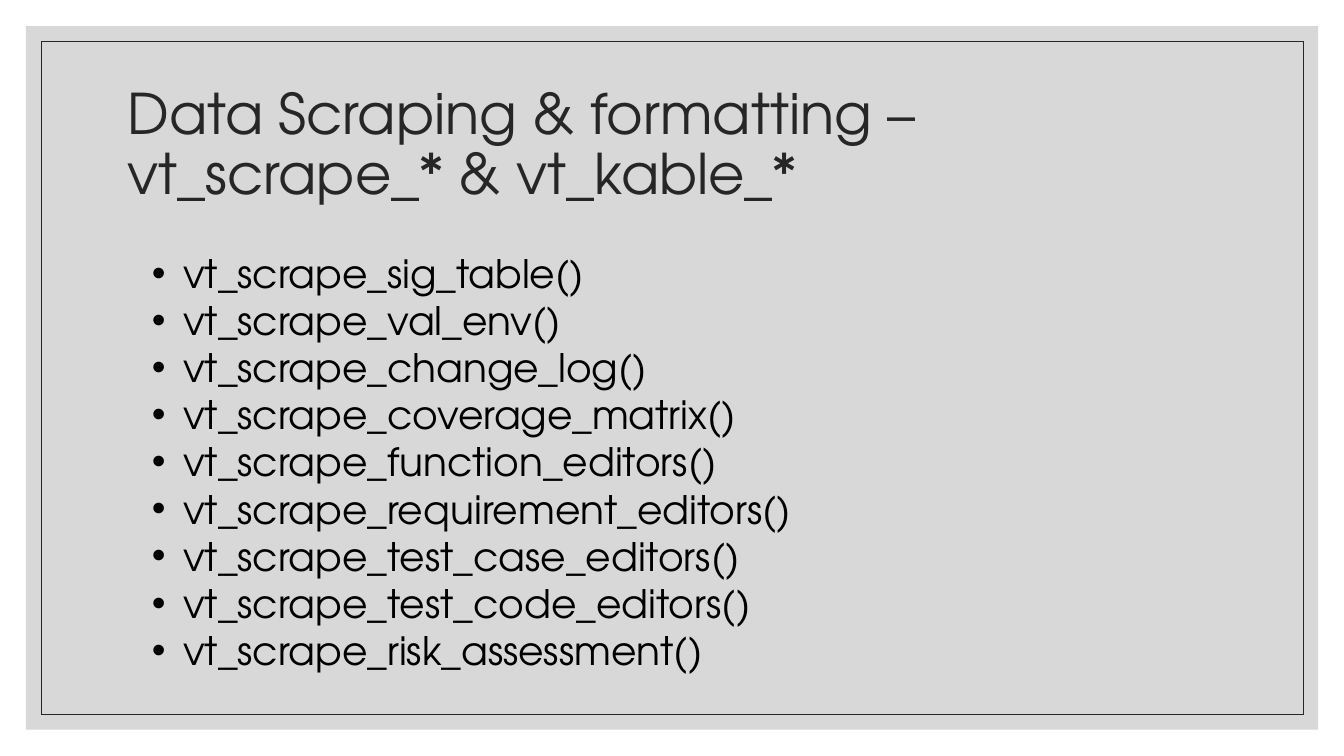
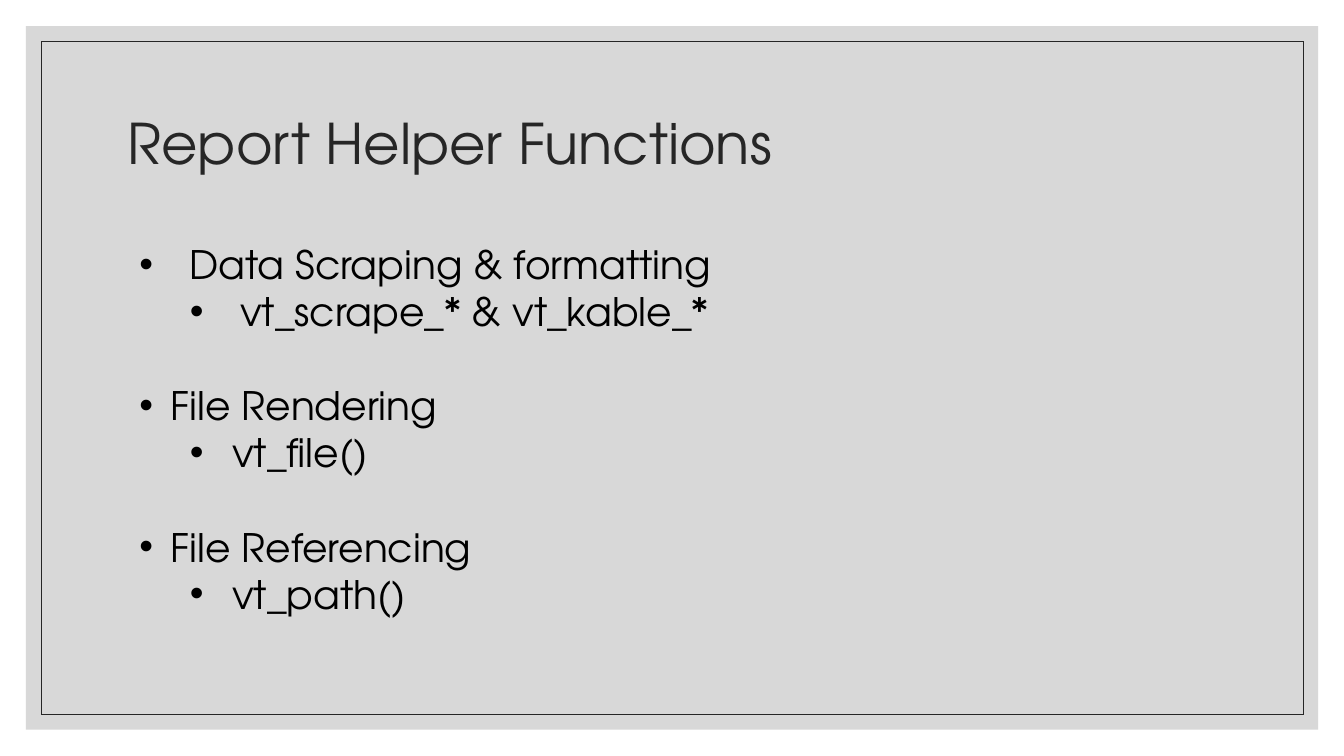
Before and after one commit to FredHutch/R_Package_Validation_Tutorial, a slide deck: slide 9 of Slides/Slides-03-Intro_to_Valtools/Slides-03-Intro-Valtools.pptx (slide 8 before the commit). Drawn at 1344x756 pixels with LibreOffice and Linux fonts; fonts in the diff are those of the drawing. Boxes give left, top, right and bottom in pixels: in the first picture for what was removed or moved away, otherwise in the second. Text is boxed around its words. In the diff, an @@ line names an element or a change of style, - is before the commit and + after.

```diff
--- a/Slides/Slides-03-Intro_to_Valtools/Slides-03-Intro-Valtools.pptx
+++ b/Slides/Slides-03-Intro_to_Valtools/Slides-03-Intro-Valtools.pptx
@@ title at [128, 122, 772, 175]: text changed @@
-Data Scraping & formatting – vt_scrape_* & vt_kable_*
+Report Helper Functions
@@ text added at [171, 249, 711, 618], 28 pt, text #000000 @@
+• Data Scraping & formatting
+  • vt_scrape_* & vt_kable_*
+• File Rendering
+  • vt_file()
+• File Referencing
+  • vt_path()
@@ text removed at [183, 259, 791, 674] @@
-• vt_scrape_sig_table()
-• vt_scrape_val_env()
-• vt_scrape_change_log()
-• vt_scrape_coverage_matrix()
-• vt_scrape_function_editors()
-• vt_scrape_requirement_editors()
-• vt_scrape_test_case_editors()
-• vt_scrape_test_code_editors()
-• vt_scrape_risk_assessment()
```
Also in this commit, not shown: 3 other slides changed, 2 slides added, 2 slides removed, 22 other files.
